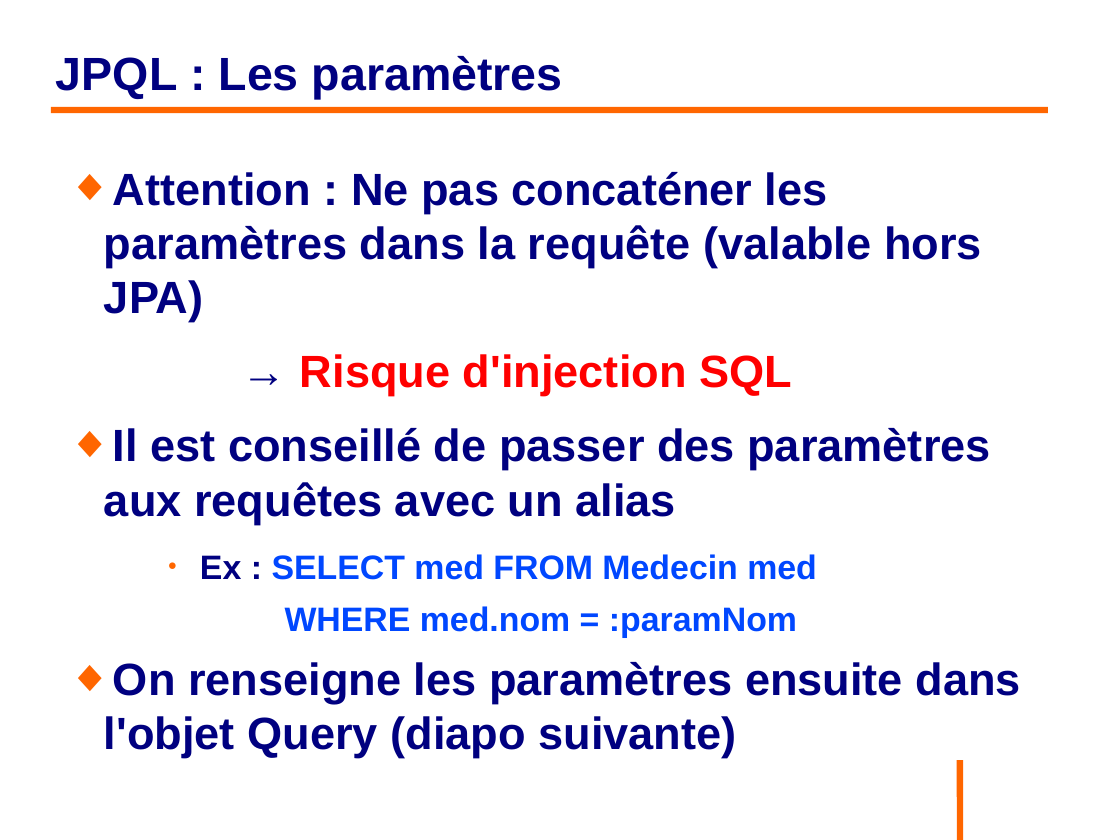
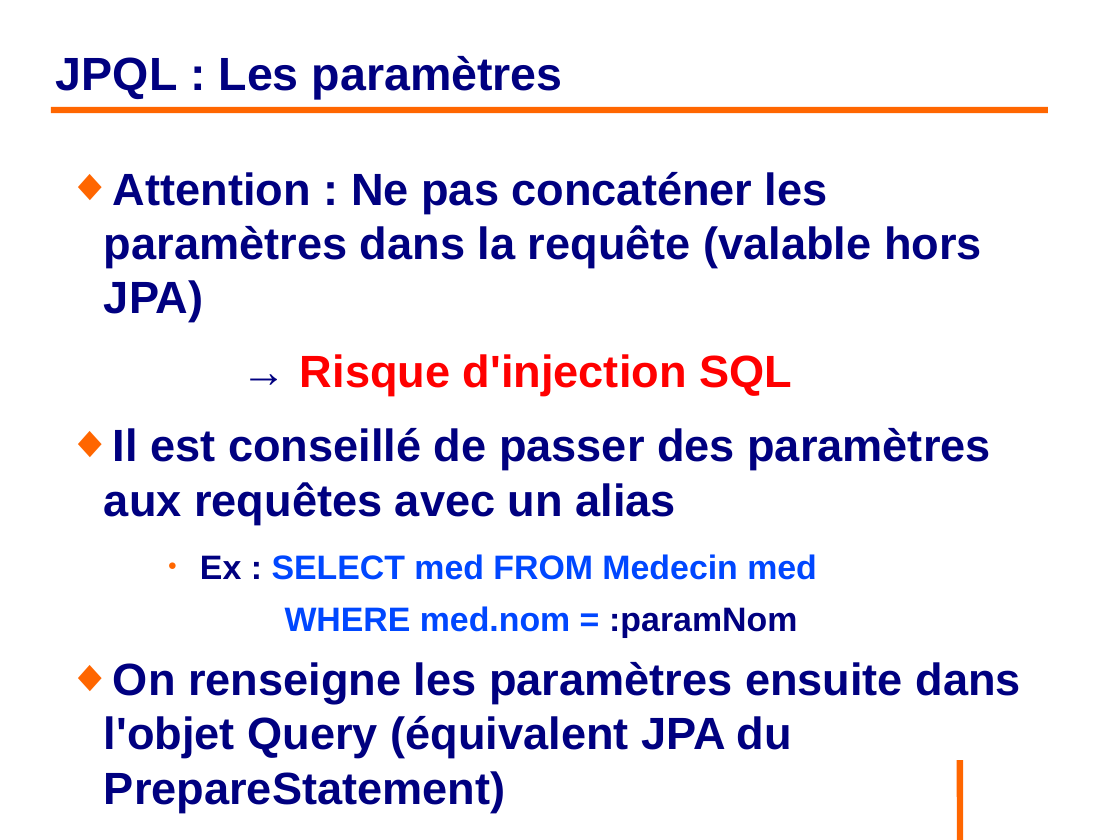
Before and after one commit to philphils/formation-hibernate-basique, a slide deck: slide 120 of Documentation/diapo_formation_hibernate.odp. Drawn at 1120x840 pixels with LibreOffice and Linux fonts; fonts in the diff are those of the drawing; background and template pictures are left out. Boxes give left, top, right and bottom in pixels: in the first picture for what was removed or moved away, otherwise in the second. Text is boxed around its words. In the diff, an @@ line names an element or a change of style, - is before the commit and + after.

```diff
--- a/Documentation/diapo_formation_hibernate.odp
+++ b/Documentation/diapo_formation_hibernate.odp
@@ text at (x1=285, y1=606, x2=797, y2=638): text colour #0047FF to #000080 in ":paramNom" @@
@@ text at (x1=104, y1=662, x2=1021, y2=812): text changed @@
-◆ On renseigne les paramètres ensuite dans l'objet Query (diapo suivante)
+◆ On renseigne les paramètres ensuite dans l'objet Query (équivalent JPA du PrepareStatement)
```
Also in this commit, not shown: 17 other slides changed, 1 slide added, 1 slide removed.
